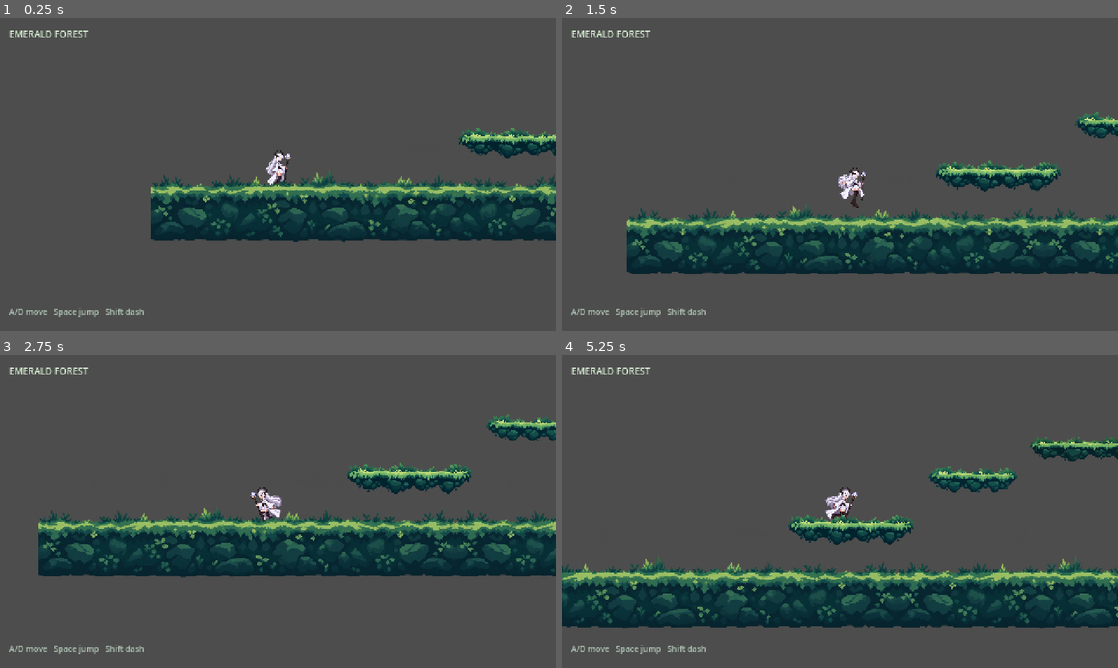
Above: before the commit, frames 1-4 (two rows, left to right).
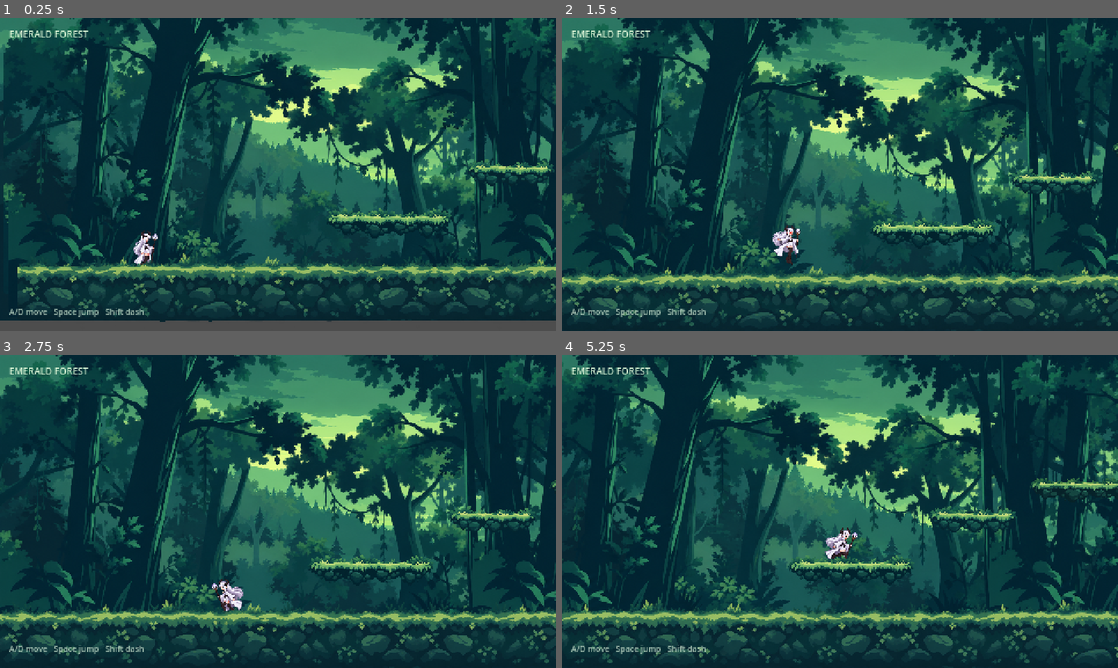
Above: after the commit, the same moments.

Repository: Eclipset13/fastcast
Game: Godot game, scene res://scenes/main.tscn
Same seed, same stepped clock (60 frames per second), same inputs: the game is played once before the commit and once after it.
Inputs:
- Up to frame 1 (0.25 s): no input
- Up to frame 2 (1.5 s): tap Enter at 0.5 s; hold D from 0.53 s (still down); tap 0 at 0.6 s; tap Space at 0.77 s; tap 9 at 1.35 s
- Up to frame 3 (2.75 s): tap Space at 1.52 s; release D at 2.03 s; hold A from 2.03 s (still down); tap Z at 2.1 s
- Up to frame 4 (5.25 s): release A at 2.78 s; hold D 2.78-4.28 s; tap Shift at 2.85 s; tap Space at 3.02, 3.77, 4.52 s; tap 0 at 3.6 s; hold A 4.28-5.03 s; tap 9 at 4.35 s; hold D from 5.03 s (still down); tap Z at 5.1 s

The runs differ from the first frame. In frame 1, 90% of the frame differs, in the area x 0-100%, y 0-98%; in frame 2, 91%; in frame 3, 91%; in frame 4, 92%, in the area x 0-100%, y 0-100%.
Error before the commit: Parse Error: Cannot infer the type of "support" variable because the value doesn't have a set type. (res://scripts/levels/emerald_forest.gd:74)

Commit message:
Fix battle staging type inference

Diff:
--- a/godot/scripts/levels/emerald_forest.gd
+++ b/godot/scripts/levels/emerald_forest.gd
@@ -61,42 +61,45 @@
 
 
 func _stage_stacked_encounter(enemy: CharacterBody2D) -> bool:
-	var surface_y := enemy.global_position.y + BODY_HALF_HEIGHT
-	var center_x := enemy.global_position.x
+	var surface_y: float = enemy.global_position.y + BODY_HALF_HEIGHT
+	var center_x: float = enemy.global_position.x
 	var candidates: Array[Vector2] = []
 
-	var start_x := maxf(BATTLE_EDGE_MARGIN, center_x - BATTLE_SEARCH_RADIUS)
-	var end_x := minf(WORLD_WIDTH - BATTLE_EDGE_MARGIN, center_x + BATTLE_SEARCH_RADIUS)
-	var sample_count := int(floor((end_x - start_x) / BATTLE_SAMPLE_STEP)) + 1
+	var start_x: float = maxf(BATTLE_EDGE_MARGIN, center_x - BATTLE_SEARCH_RADIUS)
+	var end_x: float = minf(WORLD_WIDTH - BATTLE_EDGE_MARGIN, center_x + BATTLE_SEARCH_RADIUS)
+	var sample_count: int = int(floor((end_x - start_x) / BATTLE_SAMPLE_STEP)) + 1
 
 	for index in range(sample_count):
-		var x := start_x + float(index) * BATTLE_SAMPLE_STEP
-		var support := _find_battle_support(x, surface_y, enemy)
-		if support != null:
-			candidates.append(support)
+		var x: float = start_x + float(index) * BATTLE_SAMPLE_STEP
+		var support: Variant = _find_battle_support(x, surface_y, enemy)
+		if support is Vector2:
+			candidates.append(support as Vector2)
 
 	if candidates.size() < 2:
 		return false
 
-	var best_left := Vector2.ZERO
-	var best_right := Vector2.ZERO
-	var best_spacing := -1.0
-	var best_center_error := INF
+	var best_left: Vector2 = Vector2.ZERO
+	var best_right: Vector2 = Vector2.ZERO
+	var best_spacing: float = -1.0
+	var best_center_error: float = INF
 
 	for left_index in range(candidates.size()):
 		for right_index in range(left_index + 1, candidates.size()):
-			var left := candidates[left_index]
-			var right := candidates[right_index]
-			var spacing := right.x - left.x
+			var left: Vector2 = candidates[left_index]
+			var right: Vector2 = candidates[right_index]
+			var spacing: float = right.x - left.x
 			if spacing < BATTLE_MIN_SPACING or spacing > BATTLE_TARGET_SPACING + BATTLE_SAMPLE_STEP:
 				continue
 			if absf(left.y - right.y) > BATTLE_SURFACE_TOLERANCE:
 				continue
 
-			var pair_center := (left.x + right.x) * 0.5
-			var center_error := absf(pair_center - center_x)
-			var better_spacing := spacing > best_spacing + 0.1
-			var same_spacing_better_center := absf(spacing - best_spacing) <= 0.1 and center_error < best_center_error
+			var pair_center: float = (left.x + right.x) * 0.5
+			var center_error: float = absf(pair_center - center_x)
+			var better_spacing: bool = spacing > best_spacing + 0.1
+			var same_spacing_better_center: bool = (
+				absf(spacing - best_spacing) <= 0.1
+				and center_error < best_center_error
+			)
 			if better_spacing or same_spacing_better_center:
 				best_spacing = spacing
 				best_center_error = center_error
@@ -106,9 +109,9 @@
 	if best_spacing < BATTLE_MIN_SPACING:
 		return false
 
-	var player_was_right := _player.global_position.x > enemy.global_position.x + 1.0
-	var player_position := best_right if player_was_right else best_left
-	var enemy_position := best_left if player_was_right else best_right
+	var player_was_right: bool = _player.global_position.x > enemy.global_position.x + 1.0
+	var player_position: Vector2 = best_right if player_was_right else best_left
+	var enemy_position: Vector2 = best_left if player_was_right else best_right
 
 	_player.call("prepare_for_battle_position", player_position)
 	enemy.call("prepare_for_battle_position", enemy_position)
@@ -119,23 +122,28 @@
 	x: float,
 	reference_surface_y: float,
 	enemy: CharacterBody2D
-):
-	var from := Vector2(x, reference_surface_y - 18.0)
-	var to := Vector2(x, reference_surface_y + 26.0)
+) -> Variant:
+	var ray_from: Vector2 = Vector2(x, reference_surface_y - 18.0)
+	var ray_to: Vector2 = Vector2(x, reference_surface_y + 26.0)
 	var exclude: Array[RID] = [_player.get_rid(), enemy.get_rid()]
-	var query := PhysicsRayQueryParameters2D.create(from, to, 1, exclude)
+	var query: PhysicsRayQueryParameters2D = PhysicsRayQueryParameters2D.create(
+		ray_from,
+		ray_to,
+		1,
+		exclude
+	)
 	query.collide_with_areas = false
 	query.collide_with_bodies = true
 
-	var hit := get_world_2d().direct_space_state.intersect_ray(query)
+	var hit: Dictionary = get_world_2d().direct_space_state.intersect_ray(query)
 	if hit.is_empty():
 		return null
 
-	var collider = hit.get("collider")
+	var collider: Object = hit.get("collider") as Object
 	if collider is CharacterBody2D:
 		return null
 
-	var hit_position: Vector2 = hit["position"]
+	var hit_position: Vector2 = hit["position"] as Vector2
 	if absf(hit_position.y - reference_surface_y) > BATTLE_SURFACE_TOLERANCE:
 		return null
 
